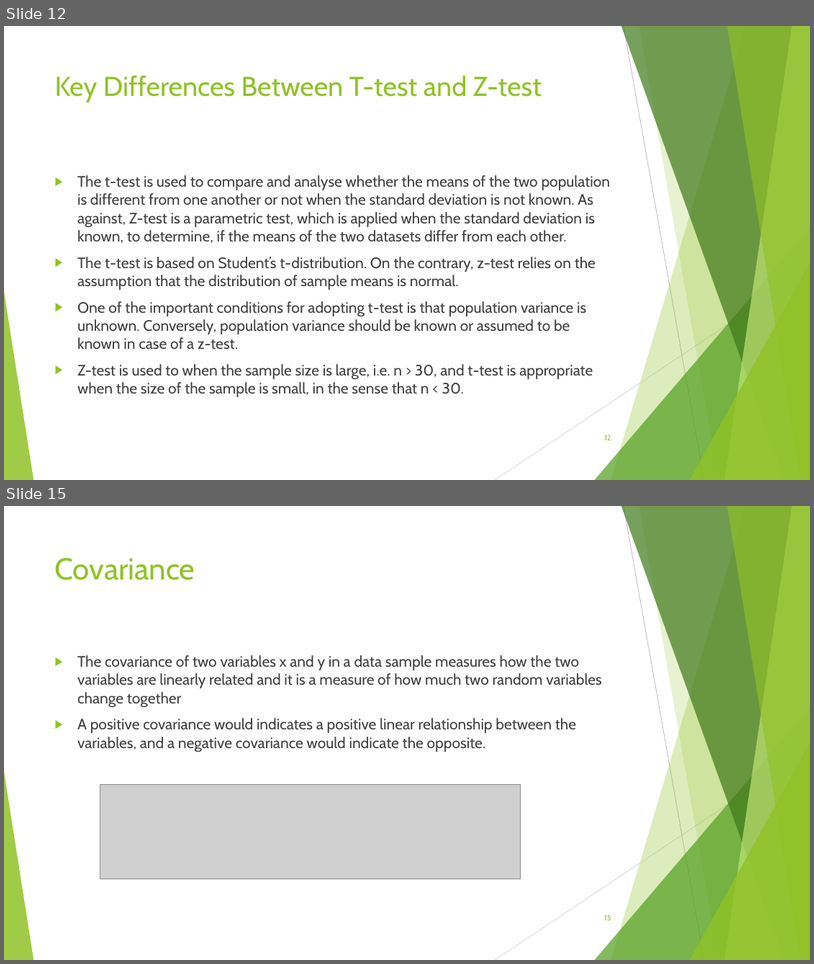
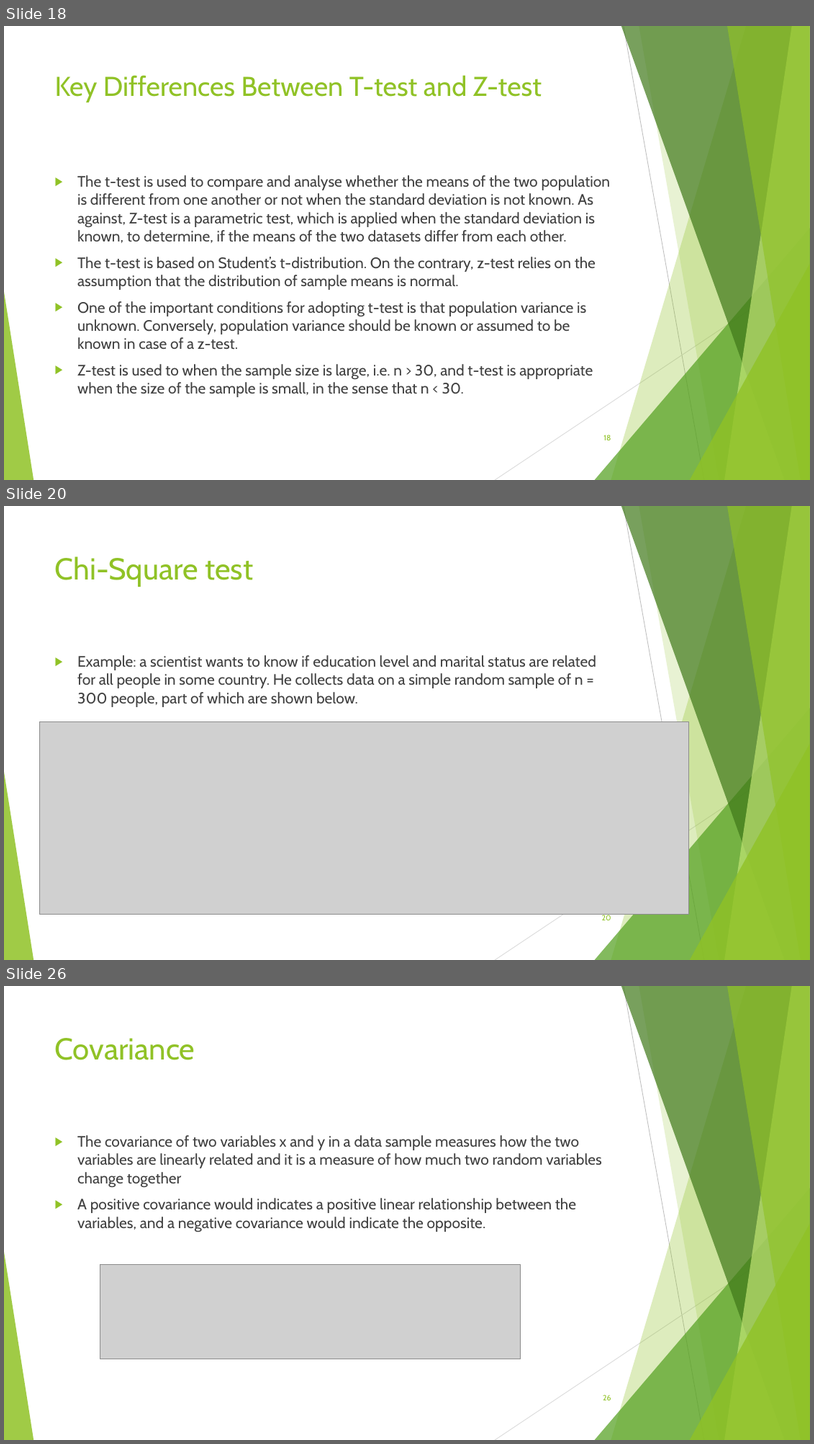
Before and after one commit to Deepaknatural/Training, a slide deck: STATISTICS.pptx. Shown one above the other, each under a label of ours: slides 12 and 15 before the commit, slides 18, 20 and 26 after it; the slides between them are not shown. The pictures are 814x964 and 814x1444 pixels, drawn with LibreOffice and Linux fonts; fonts in the diff are those of the drawing; grey boxes stand for pictures; background and template pictures are left out. Boxes give left, top, right and bottom in pixels: in the first picture for what was removed or moved away, otherwise in the second. Text is boxed around its words. In the diff, an @@ line names an element or a change of style, - is before the commit and + after.

```diff
--- a/STATISTICS.pptx
+++ b/STATISTICS.pptx
@@ slide 20 added at (4, 506, 810, 960), background #FFFFFF; not listed: 10 template elements that a slide beside it also shows @@
@@ title added at (55, 556, 253, 587), 36 pt, text #90C226 @@
+Chi-Square test
@@ text added at (77, 655, 597, 707), 18 pt, text #404040 @@
+▶ Example: a scientist wants to know if education level and marital status are related for all people in some country. He collects data on a simple random sample of n = 300 people, part of which are shown below.
@@ picture added at (40, 722, 689, 914) @@
@@ page number added at (602, 914, 612, 920), 9 pt, text #90C226 @@
+20
@@ what was slide 12 is now slide 18 @@
@@ page number at (604, 434, 611, 440): text changed @@
-12
+18
@@ what was slide 15 is now slide 26 @@
@@ page number at (603, 1394, 611, 1400): text changed @@
-15
+26
```
Also in this commit, not shown: 7 slides changed, 11 other slides added, 1 slide removed, 2 other files.
